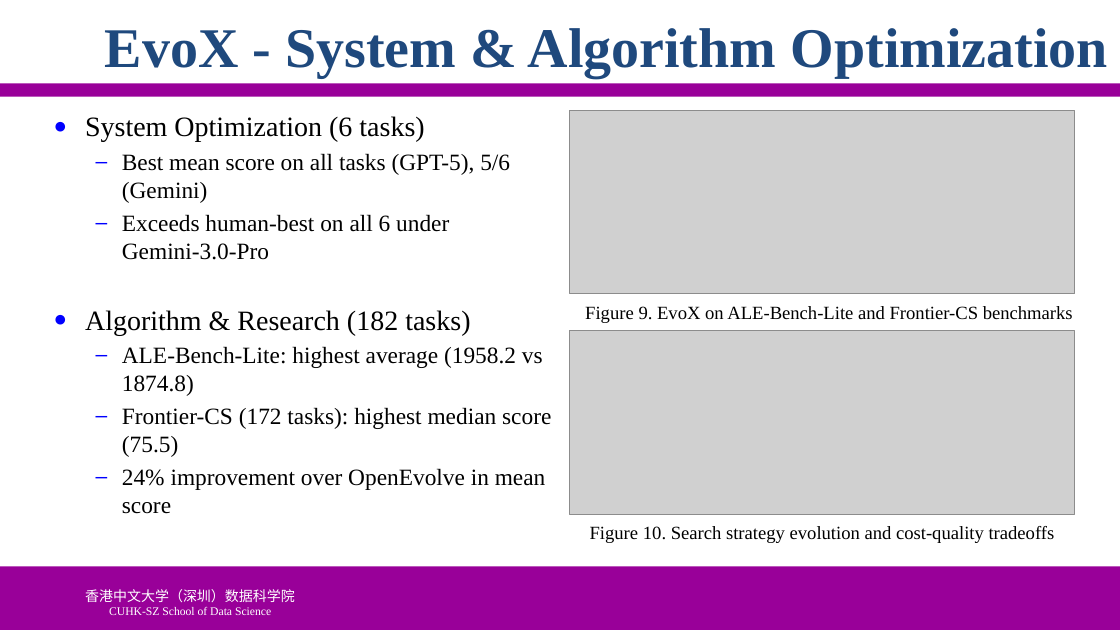
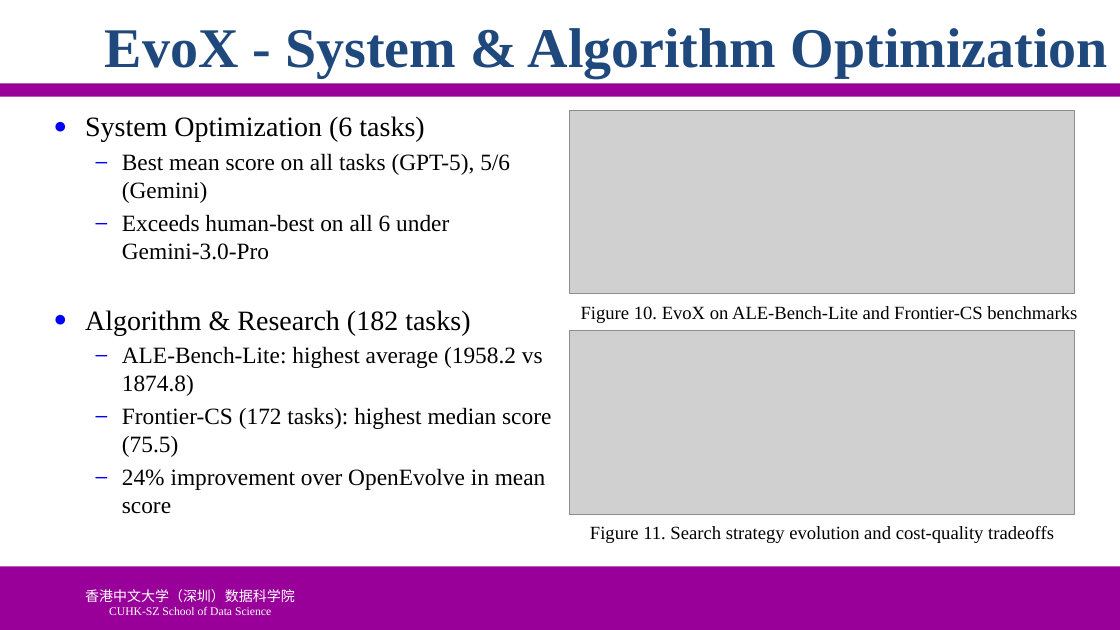
Before and after one commit to ychung1103/ychung1103.github.io, a slide deck: slide 16 of Slides/CSC6103/Presentaion Example.pptx. Drawn at 1120x630 pixels with LibreOffice and Linux fonts; fonts in the diff are those of the drawing; grey boxes stand for pictures; background and template pictures are left out. Boxes give left, top, right and bottom in pixels: in the first picture for what was removed or moved away, otherwise in the second. Text is boxed around its words. In the diff, an @@ line names an element or a change of style, - is before the commit and + after.

```diff
--- a/Slides/CSC6103/Presentaion Example.pptx
+++ b/Slides/CSC6103/Presentaion Example.pptx
@@ text at (581,306,1077,323): text changed @@
-Figure 9. EvoX on ALE-Bench-Lite and Frontier-CS benchmarks
+Figure 10. EvoX on ALE-Bench-Lite and Frontier-CS benchmarks
@@ text at (590,526,1054,543): text changed @@
-Figure 10. Search strategy evolution and cost-quality tradeoffs
+Figure 11. Search strategy evolution and cost-quality tradeoffs
```
Also in this commit, not shown: 10 other slides changed.
